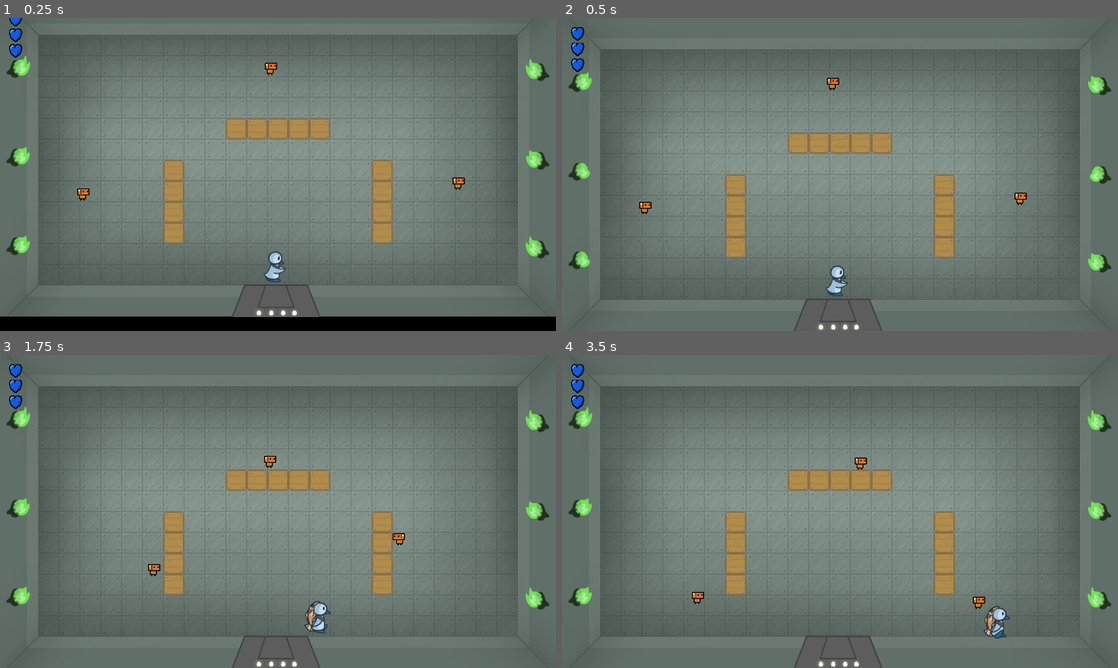
Above: before the commit, frames 1-4 (two rows, left to right).
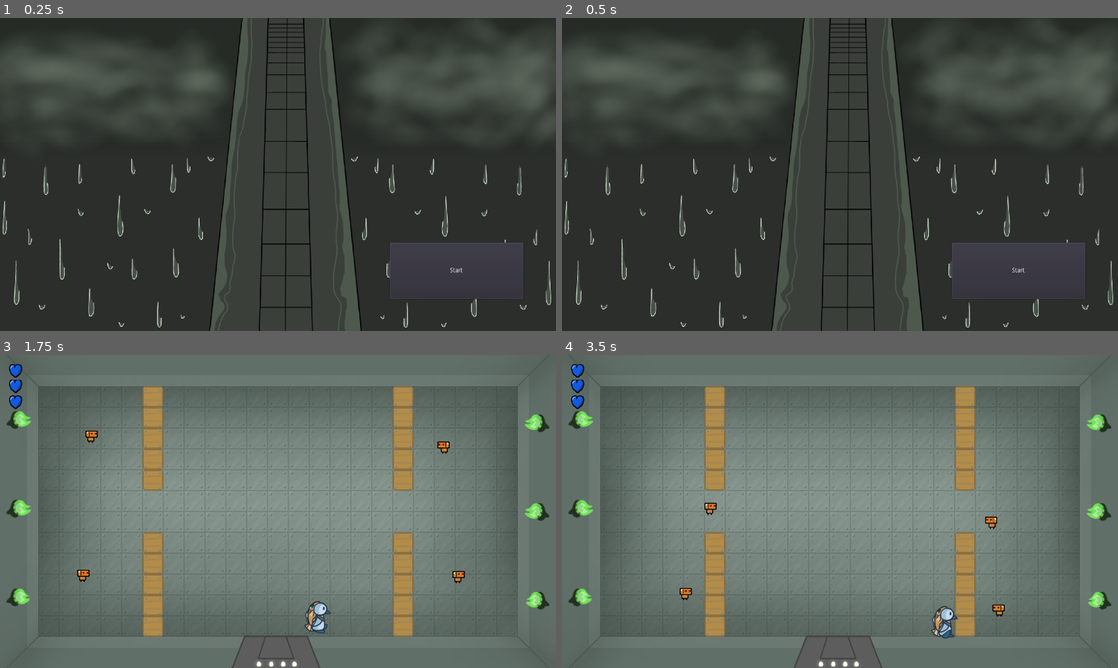
Above: after the commit, the same moments.

Repository: actually-reb/fenrir-2020
Game: Godot game, scene res://scene/Main.tscn
Same seed, same stepped clock (60 frames per second), same inputs: the game is played once before the commit and once after it.
Inputs (mouse positions are in pixels of both pictures, inside the frame that each line leads up to):
- Up to frame 1 (0.25 s): no input
- Up to frame 2 (0.5 s): no input
- Up to frame 3 (1.75 s): click (455, 608) at 0.5 s, where only the run after the commit has a clickable "Start"; move the mouse to (400, 495) at 1.27 s; hold D (move_right) from 1.28 s (still down); click (400, 495) at 1.42 s
- Up to frame 4 (3.5 s): move the mouse to (728, 527) at 2.02 s; release D (move_right) at 2.03 s; hold S (move_down) 2.03-2.78 s; move the mouse to (895, 442) at 2.77 s; hold D (move_right) from 2.78 s (still down)

The runs differ from the first frame. In frame 1, 96% of the frame differs, in the area x 0-100%, y 0-100%; in frame 2, 95%; in frame 3, 8.6%; in frame 4, 9.3%.

Commit message:
added basic title

Diff:
--- a/entity/Player.tscn
+++ b/entity/Player.tscn
@@ -17,7 +17,7 @@
 [ext_resource path="res://sprite/player_attack_down.png" type="Texture" id=15]
 [ext_resource path="res://sprite/fish_attack.png" type="Texture" id=16]
 
-[sub_resource type="SpriteFrames" id=2]
+[sub_resource type="SpriteFrames" id=1]
 animations = [ {
 "frames": [ ExtResource( 4 ), ExtResource( 7 ) ],
 "loop": true,
@@ -39,9 +39,14 @@
 "name": "down",
 "speed": 5.0
 }, {
-"frames": [ ExtResource( 13 ) ],
+"frames": [ ExtResource( 12 ) ],
 "loop": false,
-"name": "attack_right",
+"name": "attack_up",
+"speed": 5.0
+}, {
+"frames": [ ExtResource( 14 ) ],
+"loop": false,
+"name": "attack_left",
 "speed": 5.0
 }, {
 "frames": [ ExtResource( 15 ) ],
@@ -49,18 +54,13 @@
 "name": "attack_down",
 "speed": 5.0
 }, {
-"frames": [ ExtResource( 14 ) ],
+"frames": [ ExtResource( 13 ) ],
 "loop": false,
-"name": "attack_left",
-"speed": 5.0
-}, {
-"frames": [ ExtResource( 12 ) ],
-"loop": false,
-"name": "attack_up",
+"name": "attack_right",
 "speed": 5.0
 } ]
 
-[sub_resource type="RectangleShape2D" id=1]
+[sub_resource type="RectangleShape2D" id=2]
 extents = Vector2( 16.1027, 18.2602 )
 
 [node name="Player" type="KinematicBody2D" groups=[
@@ -71,13 +71,13 @@
 [node name="AnimatedSprite" type="AnimatedSprite" parent="."]
 position = Vector2( -1, -10.25 )
 scale = Vector2( 0.6, 0.6 )
-frames = SubResource( 2 )
-animation = "attack_right"
+frames = SubResource( 1 )
+animation = "attack_up"
 
 [node name="CollisionShape2D" type="CollisionShape2D" parent="."]
 visible = false
 position = Vector2( 0.502273, 0.936423 )
-shape = SubResource( 1 )
+shape = SubResource( 2 )
 
 [node name="InvulnTimer" type="Timer" parent="."]
 wait_time = 0.6
--- a/scene/Game.gd
+++ b/scene/Game.gd
@@ -1,4 +1,6 @@
 extends Node
+
+signal restarted
 
 var ROOM = preload("res://scene/Room.tscn")
 var PLAYER = preload("res://entity/Player.tscn")
@@ -73,4 +75,9 @@
 
 func game_over():
 	$GameOver.visible = true
+	$GameOver/RestartButton.disabled = false
 	$GameOver.set_floor_count(Global.current_floor)
+	$AudioStreamPlayer.stop()
+
+func _on_RestartButton_pressed():
+	emit_signal("restarted")
--- a/scene/Game.tscn
+++ b/scene/Game.tscn
@@ -72,11 +72,12 @@
 
 [node name="GameOver" type="Node2D" parent="."]
 visible = false
+position = Vector2( 527.956, 306.357 )
 z_index = 100
 script = ExtResource( 5 )
 
 [node name="ColorRect" type="ColorRect" parent="GameOver"]
-margin_right = 164.0
+margin_right = 182.0
 margin_bottom = 85.0
 color = Color( 0.133333, 0.14902, 0.270588, 1 )
 __meta__ = {
@@ -103,3 +104,17 @@
 __meta__ = {
 "_edit_use_anchors_": false
 }
+
+[node name="RestartButton" type="Button" parent="GameOver"]
+margin_left = 4.24265
+margin_top = 50.9117
+margin_right = 116.243
+margin_bottom = 80.9117
+disabled = true
+text = "Try again?"
+__meta__ = {
+"_edit_use_anchors_": false
+}
+
+[node name="GameOverSound" type="AudioStreamPlayer" parent="."]
+[connection signal="pressed" from="GameOver/RestartButton" to="." method="_on_RestartButton_pressed"]
--- a/scene/Main.gd
+++ b/scene/Main.gd
@@ -3,5 +3,21 @@
 var TITLE = preload("res://scene/Title.tscn")
 var GAME = preload("res://scene/Game.tscn")
 
+var game
+
 func _ready():
 	pass
+
+func load_game():
+	game = GAME.instance()
+	game.connect("restarted", self, "new_game")
+	call_deferred("add_child", game)
+
+func new_game():
+	remove_child(game)
+	game.queue_free()
+	load_game()
+
+func _on_Title_started():
+	$Title.queue_free()
+	load_game()
--- a/scene/Main.tscn
+++ b/scene/Main.tscn
@@ -1,9 +1,10 @@
 [gd_scene load_steps=3 format=2]
 
-[ext_resource path="res://scene/Game.tscn" type="PackedScene" id=1]
+[ext_resource path="res://scene/Title.tscn" type="PackedScene" id=1]
 [ext_resource path="res://scene/Main.gd" type="Script" id=2]
 
 [node name="Main" type="Node"]
 script = ExtResource( 2 )
 
-[node name="Game" parent="." instance=ExtResource( 1 )]
+[node name="Title" parent="." instance=ExtResource( 1 )]
+[connection signal="started" from="Title" to="." method="_on_Title_started"]
--- /dev/null
+++ b/scene/Title.gd
@@ -0,0 +1,9 @@
+extends Node2D
+
+signal started
+
+func _ready():
+	pass
+
+func _on_StartButton_pressed():
+	emit_signal("started")
--- a/scene/Title.tscn
+++ b/scene/Title.tscn
@@ -1,9 +1,11 @@
-[gd_scene load_steps=3 format=2]
+[gd_scene load_steps=4 format=2]
 
-[ext_resource path="res://sprite/CoC_Op_in_progress.png" type="Texture" id=1]
+[ext_resource path="res://sprite/game_menu.png" type="Texture" id=1]
 [ext_resource path="res://music/titlescreen.ogg" type="AudioStream" id=2]
+[ext_resource path="res://scene/Title.gd" type="Script" id=3]
 
 [node name="Title" type="Node2D"]
+script = ExtResource( 3 )
 
 [node name="AudioStreamPlayer" type="AudioStreamPlayer" parent="."]
 stream = ExtResource( 2 )
@@ -14,3 +16,14 @@
 scale = Vector2( 0.724, 0.724 )
 texture = ExtResource( 1 )
 centered = false
+
+[node name="StartButton" type="Button" parent="."]
+margin_left = 898.324
+margin_top = 516.568
+margin_right = 1205.32
+margin_bottom = 645.568
+text = "Start"
+__meta__ = {
+"_edit_use_anchors_": false
+}
+[connection signal="pressed" from="StartButton" to="." method="_on_StartButton_pressed"]
Not shown, added: sprite/game_menu.png.import
